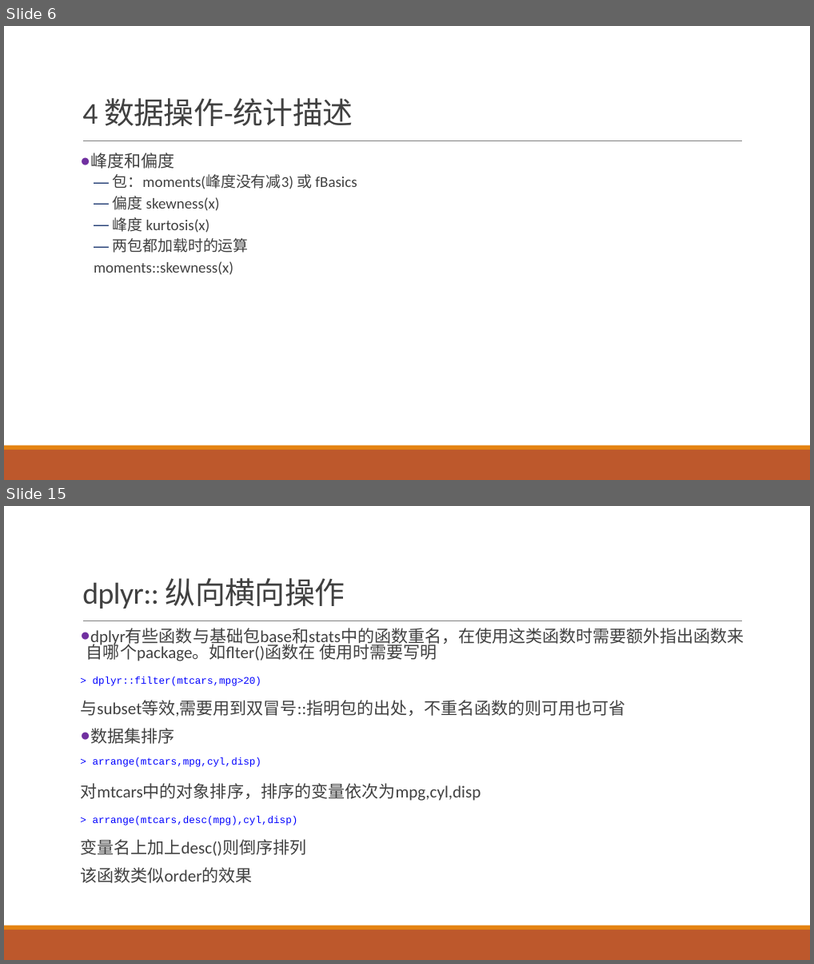
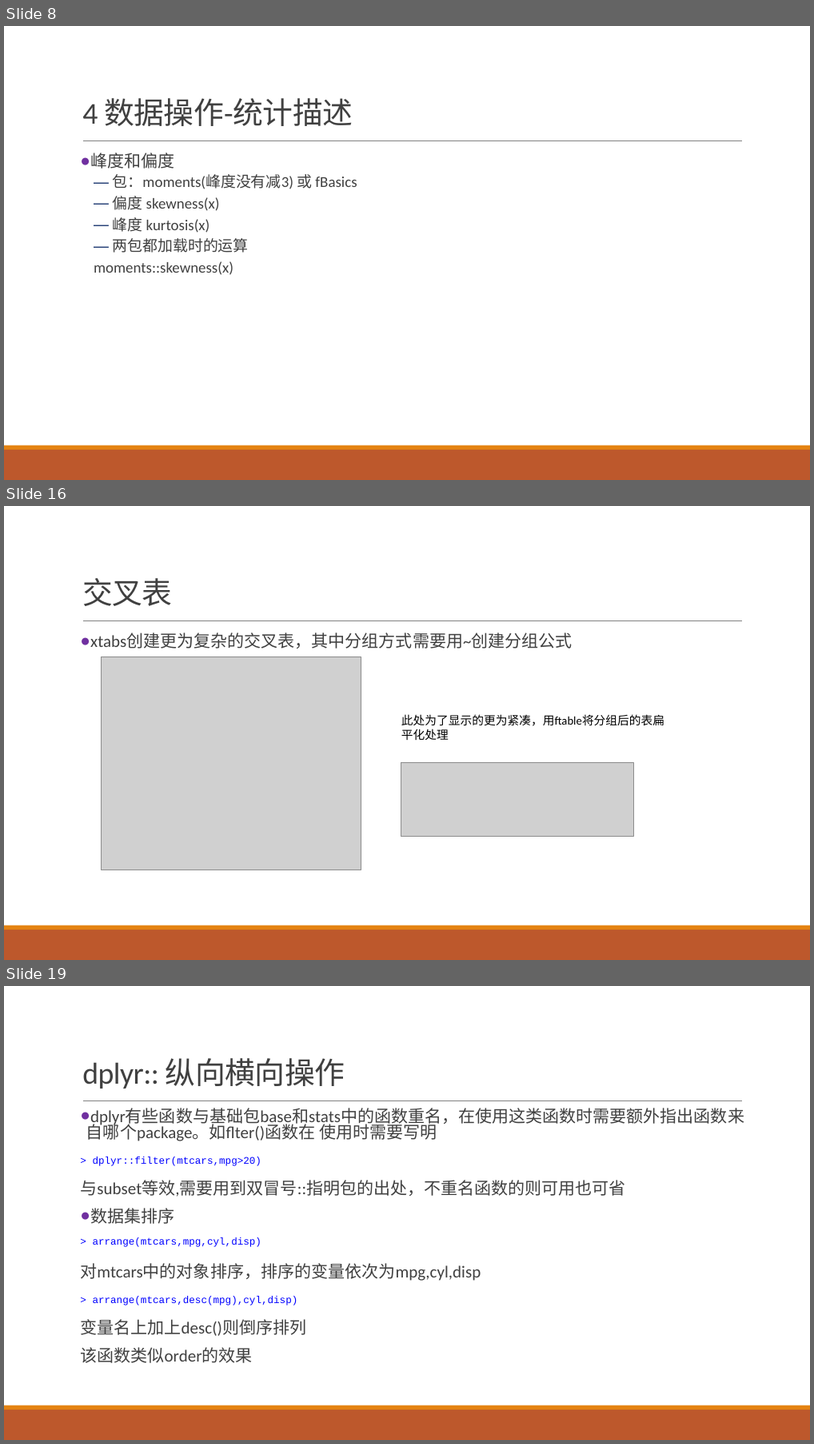
Before and after one commit to exoplanetX/DataAnalytics, a slide deck: 实验3-探索性分析.pptx. Shown one above the other, each under a label of ours: slides 6 and 15 before the commit, slides 8, 16 and 19 after it; the slides between them are not shown. The pictures are 814x964 and 814x1444 pixels, drawn with LibreOffice and Linux fonts; fonts in the diff are those of the drawing; grey boxes stand for pictures. Boxes give left, top, right and bottom in pixels: in the first picture for what was removed or moved away, otherwise in the second. Text is boxed around its words. In the diff, an @@ line names an element or a change of style, - is before the commit and + after.

```diff
--- a/实验3-探索性分析.pptx
+++ b/实验3-探索性分析.pptx
@@ slide 16 added at box(4, 506, 810, 960), background #FFFFFF; not listed: 3 template elements that a slide beside it also shows @@
@@ title added at box(82, 578, 172, 606), 36 pt, text #404040 @@
+交叉表
@@ text added at box(90, 633, 573, 648), 20 pt, text #404040 @@
+● xtabs创建更为复杂的交叉表，其中分组方式需要用~创建分组公式
@@ picture added at box(102, 656, 362, 869) @@
@@ text added at box(402, 714, 665, 726), 14 pt, text #000000 @@
+此处为了显示的更为紧凑，用ftable将分组后的表扁平化处理
@@ picture added at box(401, 762, 634, 836) @@
@@ what was slide 6 is now slide 8 @@
@@ what was slide 15 is now slide 19 @@
```
Also in this commit, not shown: 8 slides changed, 4 other slides added, 1 slide removed, 1 other file.
